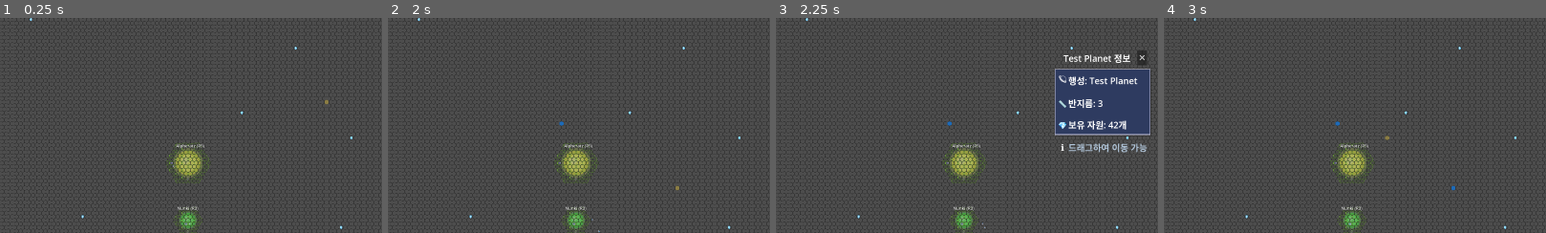
Above: before the commit, frames 1-4 (left to right).
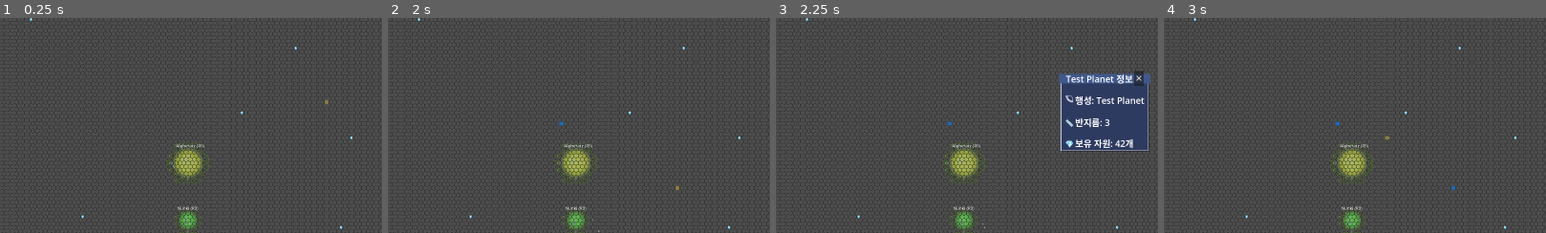
Above: after the commit, the same moments.

Repository: gasbank/godot-llm-yyt
Game: Godot game, scene res://universe_game.tscn
Same seed, same stepped clock (60 frames per second), same inputs: the game is played once before the commit and once after it.
Inputs (mouse positions are % of the whole screen's width and height, from its top left):
- Up to frame 1 (0.25 s): no input
- Up to frame 2 (2 s): tap Enter at 0.5 s; move the mouse to (72, 45) at 0.52 s; hold D (move_right) 0.53-1.25 s; tap Delete at 0.6 s; click (72, 45) at 0.67 s; tap Space at 0.77, 1.25 s; drag from (30, 55) to (45, 70) at 1.27 s
- Up to frame 3 (2.25 s): tap Enter at 2 s; move the mouse to (60, 28) at 2.02 s; hold D (move_right) from 2.03 s (still down); tap P at 2.1 s; click (60, 28) at 2.17 s
- Up to frame 4 (3 s): tap Delete at 2.3 s; release D (move_right) at 2.75 s; tap Space at 2.75 s; drag from (45, 70) to (20, 35) at 2.77 s
The pictures show only the part of the screen within x 7-57%, y 30-80%; the shares and areas given below are measured in that part.

Frames 1-2 are identical in both runs. In frame 3, 5.6% of the frame differs, in the area x 73-98%, y 15-63%; in frame 4, nothing differs.

Commit message:
ESC로 종료

Diff:
--- a/HexTileAllBorders.gd
+++ b/HexTileAllBorders.gd
@@ -682,7 +682,7 @@
 
 	# 팝업 위치를 화면 중앙으로 설정 (CanvasLayer는 스크린 좌표 사용)
 	var viewport_size = get_viewport().get_visible_rect().size
-	popup_instance.position = viewport_size * 0.5 - Vector2(320, 220) * 0.5
+	popup_instance.position = viewport_size * 0.5 - Vector2(280, 160) * 0.5
 
 	print("Popup position set to: ", popup_instance.position, " (screen coordinates)")
 
@@ -709,9 +709,19 @@
 		  " Size: ", popup_instance.size)
 
 func _unhandled_key_input(event: InputEvent):
-	# DELETE 키로 모든 팝업 닫기
+	# ESC 키 처리
 	if event is InputEventKey and event.pressed:
-		if event.keycode == KEY_DELETE:
+		if event.keycode == KEY_ESCAPE:
+			# 팝업이 열려있는지 확인
+			if _facility_popups.size() > 0:
+				# 팝업이 있으면 아무것도 하지 않음 (팝업에서 자체적으로 ESC 처리)
+				return
+			else:
+				# 팝업이 없으면 게임 종료
+				print("ESC pressed - exiting game")
+				get_tree().quit()
+		# DELETE 키로 모든 팝업 닫기
+		elif event.keycode == KEY_DELETE:
 			_close_all_popups()
 		# P 키로 테스트 행성 팝업 생성
 		elif event.keycode == KEY_P:
--- a/PlanetInfoPopup.gd
+++ b/PlanetInfoPopup.gd
@@ -11,11 +11,14 @@
 var drag_offset: Vector2
 
 # UI 노드 참조 (@onready로 자동 할당)
-@onready var planet_name_label: Label = $VBoxContainer/Content/PlanetNameContainer/PlanetName
-@onready var planet_radius_label: Label = $VBoxContainer/Content/RadiusContainer/PlanetRadius
-@onready var resource_count_label: Label = $VBoxContainer/Content/ResourceContainer/ResourceCount
-@onready var close_button: Button = $VBoxContainer/Header/CloseButton
-@onready var title_label: Label = $VBoxContainer/Header/Title
+@onready var planet_name_label: Label = $MainContainer/ContentContainer/ContentVBox/PlanetNameRow/PlanetName
+@onready var planet_radius_label: Label = $MainContainer/ContentContainer/ContentVBox/RadiusRow/PlanetRadius
+@onready var resource_count_label: Label = $MainContainer/ContentContainer/ContentVBox/ResourceRow/ResourceCount
+@onready var close_button: Button = $MainContainer/HeaderContainer/HeaderMargin/HeaderContent/CloseButton
+@onready var title_label: Label = $MainContainer/HeaderContainer/HeaderMargin/HeaderContent/Title
+@onready var header_container: Control = $MainContainer/HeaderContainer
+@onready var content_container: MarginContainer = $MainContainer/ContentContainer
+@onready var content_vbox: VBoxContainer = $MainContainer/ContentContainer/ContentVBox
 
 # 신호
 signal popup_closed(popup)
@@ -31,12 +34,21 @@
 	else:
 		print("Close button not found!")
 
-	# 드래그 이벤트 설정
-	mouse_filter = Control.MOUSE_FILTER_PASS
+	# 제목표시줄에 드래그 이벤트 연결
+	if header_container:
+		header_container.gui_input.connect(_on_header_gui_input)
+		header_container.mouse_filter = Control.MOUSE_FILTER_PASS
+		print("Header drag event connected")
+
+	# 마우스 이벤트를 팝업이 모두 차단하도록 설정
+	mouse_filter = Control.MOUSE_FILTER_STOP
 
 	# CanvasLayer에서는 z-index가 중요하지 않음
 	z_index = 0
 	visible = true
+
+	# 콘텐츠 크기에 맞춰 팝업 크기 조절
+	_adjust_popup_size()
 
 	print("PlanetInfoPopup _ready complete.")
 	print("Position: ", position, " Size: ", size, " Visible: ", visible)
@@ -51,6 +63,9 @@
 
 	# 레이블 업데이트
 	_update_labels()
+
+	# 콘텐츠 크기에 맞춰 팝업 크기 조절
+	_adjust_popup_size()
 
 func _update_labels():
 	# UI 업데이트
@@ -71,6 +86,7 @@
 		print("Updated title label: ", title_label.text)
 
 func _gui_input(event: InputEvent):
+	# 모든 마우스 이벤트를 소비하여 뒤쪽 요소들로 전달되지 않도록 함
 	if event is InputEventMouseButton:
 		var mb = event as InputEventMouseButton
 		if mb.button_index == MOUSE_BUTTON_LEFT:
@@ -85,14 +101,74 @@
 				# 드래그 종료
 				is_dragging = false
 
-	elif event is InputEventMouseMotion and is_dragging:
-		# 드래그 중 위치 업데이트
-		global_position = get_global_mouse_position() + drag_offset
+		# 이벤트 소비
+		get_viewport().set_input_as_handled()
+
+	elif event is InputEventMouseMotion:
+		if is_dragging:
+			# 드래그 중 위치 업데이트
+			global_position = get_global_mouse_position() + drag_offset
+
+		# 마우스 모션 이벤트도 소비
+		get_viewport().set_input_as_handled()
 
 func _on_close_button_pressed():
 	print("Planet popup close button pressed")
 	popup_closed.emit(self)
 	queue_free()
+
+func _on_header_gui_input(event: InputEvent):
+	# 제목표시줄에서 드래그 처리
+	if event is InputEventMouseButton:
+		var mb = event as InputEventMouseButton
+		if mb.button_index == MOUSE_BUTTON_LEFT:
+			if mb.pressed:
+				# 드래그 시작
+				is_dragging = true
+				drag_offset = global_position - get_global_mouse_position()
+				# CanvasLayer에서는 child 순서 변경만으로 충분
+				if get_parent():
+					get_parent().move_child(self, -1)
+			else:
+				# 드래그 종료
+				is_dragging = false
+
+		# 이벤트 소비
+		get_viewport().set_input_as_handled()
+
+	elif event is InputEventMouseMotion:
+		if is_dragging:
+			# 드래그 중 위치 업데이트
+			global_position = get_global_mouse_position() + drag_offset
+
+		# 마우스 모션 이벤트도 소비
+		get_viewport().set_input_as_handled()
+
+func _adjust_popup_size():
+	# 콘텐츠 크기 계산을 위해 다음 프레임까지 대기
+	await get_tree().process_frame
+
+	if content_vbox:
+		# 콘텐츠의 실제 크기 계산
+		var content_size = content_vbox.get_combined_minimum_size()
+
+		# 헤더와 마진을 고려한 최소 크기 계산
+		var header_height = 32  # HeaderContainer의 minimum_size
+		var margin_x = 24  # 좌우 마진 (12 + 12)
+		var margin_y = 16  # 상하 마진 (4 + 12)
+		var border_offset = 4  # 보더 오프셋
+
+		var min_width = content_size.x + margin_x + border_offset
+		var min_height = content_size.y + header_height + margin_y + border_offset
+
+		# 최소 크기 적용 (기존 크기보다 작지 않도록)
+		var new_width = max(size.x, min_width)
+		var new_height = max(size.y, min_height)
+
+		# 크기 조정
+		if new_width != size.x or new_height != size.y:
+			size = Vector2(new_width, new_height)
+			print("Popup size adjusted to: ", size)
 
 func _input(event: InputEvent):
 	# ESC 키로 팝업 닫기
--- a/PlanetInfoPopup.tscn
+++ b/PlanetInfoPopup.tscn
@@ -5,8 +5,9 @@
 [node name="PlanetInfoPopup" type="Control"]
 layout_mode = 3
 anchors_preset = 0
-offset_right = 320.0
-offset_bottom = 220.0
+offset_right = 280.0
+offset_bottom = 160.0
+mouse_filter = 0
 script = ExtResource("1_1ymzq")
 
 [node name="Shadow" type="ColorRect" parent="."]
@@ -19,6 +20,7 @@
 offset_right = 3.0
 offset_bottom = 3.0
 color = Color(0, 0, 0, 0.3)
+mouse_filter = 2
 
 [node name="Border" type="ColorRect" parent="."]
 layout_mode = 1
@@ -26,6 +28,7 @@
 anchor_right = 1.0
 anchor_bottom = 1.0
 color = Color(0.8, 0.8, 0.9, 1)
+mouse_filter = 2
 
 [node name="Background" type="ColorRect" parent="."]
 layout_mode = 1
@@ -37,104 +40,113 @@
 offset_right = -2.0
 offset_bottom = -2.0
 color = Color(0.15, 0.2, 0.35, 0.95)
+mouse_filter = 2
 
-[node name="VBoxContainer" type="VBoxContainer" parent="."]
+[node name="MainContainer" type="VBoxContainer" parent="."]
 layout_mode = 1
 anchors_preset = 15
 anchor_right = 1.0
 anchor_bottom = 1.0
-offset_left = 12.0
-offset_top = 12.0
-offset_right = -12.0
-offset_bottom = -12.0
+offset_left = 2.0
+offset_top = 2.0
+offset_right = -2.0
+offset_bottom = -2.0
+mouse_filter = 2
 
-[node name="Header" type="HBoxContainer" parent="VBoxContainer"]
+[node name="HeaderContainer" type="Control" parent="MainContainer"]
+layout_mode = 2
+custom_minimum_size = Vector2(0, 32)
+
+[node name="HeaderBackground" type="ColorRect" parent="MainContainer/HeaderContainer"]
+layout_mode = 1
+anchors_preset = 15
+anchor_right = 1.0
+anchor_bottom = 1.0
+color = Color(0.25, 0.35, 0.55, 1)
+mouse_filter = 2
+
+[node name="HeaderMargin" type="MarginContainer" parent="MainContainer/HeaderContainer"]
+layout_mode = 1
+anchors_preset = 15
+anchor_right = 1.0
+anchor_bottom = 1.0
+offset_left = 8.0
+offset_top = 4.0
+offset_right = -8.0
+offset_bottom = -4.0
+
+[node name="HeaderContent" type="HBoxContainer" parent="MainContainer/HeaderContainer/HeaderMargin"]
 layout_mode = 2
 
-[node name="Title" type="Label" parent="VBoxContainer/Header"]
+[node name="Title" type="Label" parent="MainContainer/HeaderContainer/HeaderMargin/HeaderContent"]
 layout_mode = 2
 size_flags_horizontal = 3
 text = "행성 정보"
 horizontal_alignment = 1
+vertical_alignment = 1
 
-[node name="CloseButton" type="Button" parent="VBoxContainer/Header"]
+[node name="CloseButton" type="Button" parent="MainContainer/HeaderContainer/HeaderMargin/HeaderContent"]
 layout_mode = 2
-custom_minimum_size = Vector2(32, 32)
+custom_minimum_size = Vector2(24, 24)
 text = "✕"
 
-[node name="HSeparator" type="HSeparator" parent="VBoxContainer"]
-layout_mode = 2
-color = Color(0.6, 0.7, 0.8, 1)
-
-[node name="Content" type="VBoxContainer" parent="VBoxContainer"]
+[node name="ContentContainer" type="MarginContainer" parent="MainContainer"]
 layout_mode = 2
 size_flags_vertical = 3
+offset_left = 12.0
+offset_top = 4.0
+offset_right = -12.0
+offset_bottom = -12.0
 
-[node name="PlanetNameContainer" type="HBoxContainer" parent="VBoxContainer/Content"]
+[node name="ContentVBox" type="VBoxContainer" parent="MainContainer/ContentContainer"]
 layout_mode = 2
 
-[node name="PlanetNameIcon" type="Label" parent="VBoxContainer/Content/PlanetNameContainer"]
+[node name="PlanetNameRow" type="HBoxContainer" parent="MainContainer/ContentContainer/ContentVBox"]
 layout_mode = 2
-custom_minimum_size = Vector2(30, 0)
+
+[node name="PlanetIcon" type="Label" parent="MainContainer/ContentContainer/ContentVBox/PlanetNameRow"]
+layout_mode = 2
+custom_minimum_size = Vector2(24, 0)
 text = "🪐"
 horizontal_alignment = 1
 
-[node name="PlanetName" type="Label" parent="VBoxContainer/Content/PlanetNameContainer"]
+[node name="PlanetName" type="Label" parent="MainContainer/ContentContainer/ContentVBox/PlanetNameRow"]
 layout_mode = 2
 size_flags_horizontal = 3
 text = "행성: [이름]"
 
-[node name="VSeparator1" type="Control" parent="VBoxContainer/Content"]
+[node name="Spacer1" type="Control" parent="MainContainer/ContentContainer/ContentVBox"]
 layout_mode = 2
-custom_minimum_size = Vector2(0, 8)
+custom_minimum_size = Vector2(0, 6)
 
-[node name="RadiusContainer" type="HBoxContainer" parent="VBoxContainer/Content"]
+[node name="RadiusRow" type="HBoxContainer" parent="MainContainer/ContentContainer/ContentVBox"]
 layout_mode = 2
 
-[node name="RadiusIcon" type="Label" parent="VBoxContainer/Content/RadiusContainer"]
+[node name="RadiusIcon" type="Label" parent="MainContainer/ContentContainer/ContentVBox/RadiusRow"]
 layout_mode = 2
-custom_minimum_size = Vector2(30, 0)
+custom_minimum_size = Vector2(24, 0)
 text = "📏"
 horizontal_alignment = 1
 
-[node name="PlanetRadius" type="Label" parent="VBoxContainer/Content/RadiusContainer"]
+[node name="PlanetRadius" type="Label" parent="MainContainer/ContentContainer/ContentVBox/RadiusRow"]
 layout_mode = 2
 size_flags_horizontal = 3
 text = "반지름: [값]"
 
-[node name="VSeparator2" type="Control" parent="VBoxContainer/Content"]
+[node name="Spacer2" type="Control" parent="MainContainer/ContentContainer/ContentVBox"]
 layout_mode = 2
-custom_minimum_size = Vector2(0, 8)
+custom_minimum_size = Vector2(0, 6)
 
-[node name="ResourceContainer" type="HBoxContainer" parent="VBoxContainer/Content"]
+[node name="ResourceRow" type="HBoxContainer" parent="MainContainer/ContentContainer/ContentVBox"]
 layout_mode = 2
 
-[node name="ResourceIcon" type="Label" parent="VBoxContainer/Content/ResourceContainer"]
+[node name="ResourceIcon" type="Label" parent="MainContainer/ContentContainer/ContentVBox/ResourceRow"]
 layout_mode = 2
-custom_minimum_size = Vector2(30, 0)
+custom_minimum_size = Vector2(24, 0)
 text = "💎"
 horizontal_alignment = 1
 
-[node name="ResourceCount" type="Label" parent="VBoxContainer/Content/ResourceContainer"]
+[node name="ResourceCount" type="Label" parent="MainContainer/ContentContainer/ContentVBox/ResourceRow"]
 layout_mode = 2
 size_flags_horizontal = 3
 text = "보유 자원: [개수]개"
-
-[node name="VSeparator3" type="Control" parent="VBoxContainer/Content"]
-layout_mode = 2
-custom_minimum_size = Vector2(0, 12)
-
-[node name="InfoContainer" type="HBoxContainer" parent="VBoxContainer/Content"]
-layout_mode = 2
-
-[node name="InfoIcon" type="Label" parent="VBoxContainer/Content/InfoContainer"]
-layout_mode = 2
-custom_minimum_size = Vector2(30, 0)
-text = "ℹ️"
-horizontal_alignment = 1
-
-[node name="InfoLabel" type="Label" parent="VBoxContainer/Content/InfoContainer"]
-layout_mode = 2
-size_flags_horizontal = 3
-text = "드래그하여 이동 가능"
-modulate = Color(0.8, 0.9, 1, 0.8)
